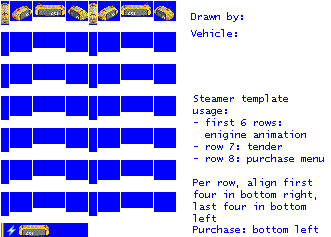
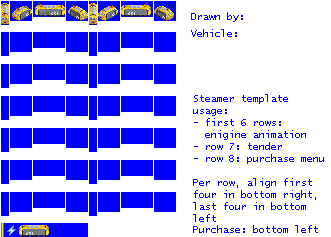
Revision of a layered w=331, h=237 image; what changed, layer by layer:
painted on "empty.png" over <box>21,15,149,237</box>
